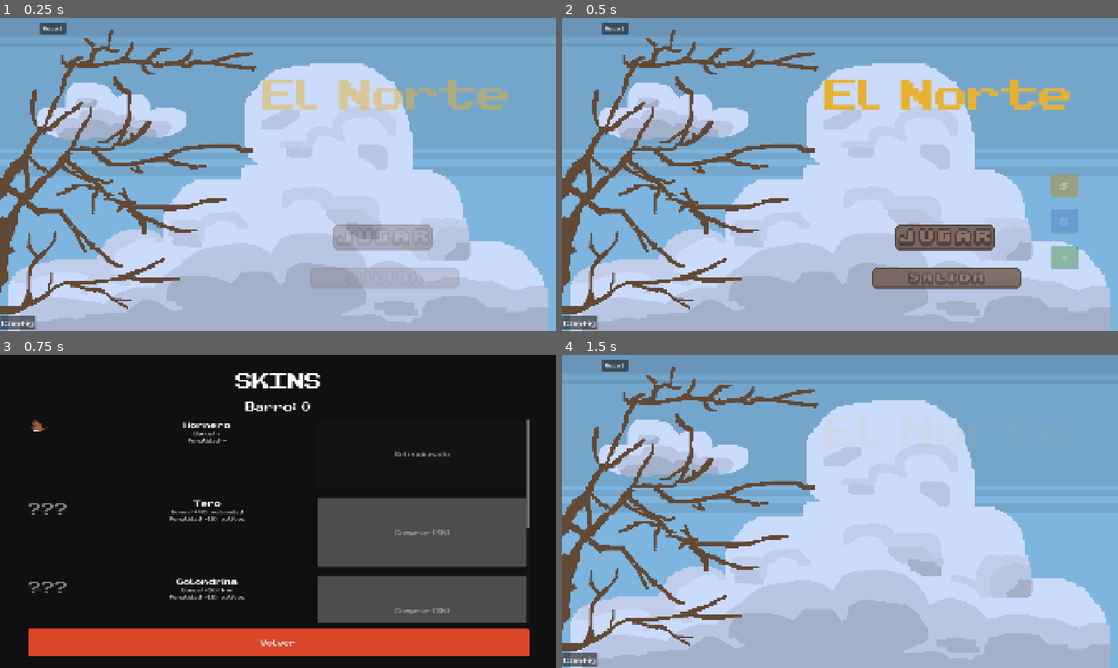
Above: before the commit, frames 1-4 (two rows, left to right).
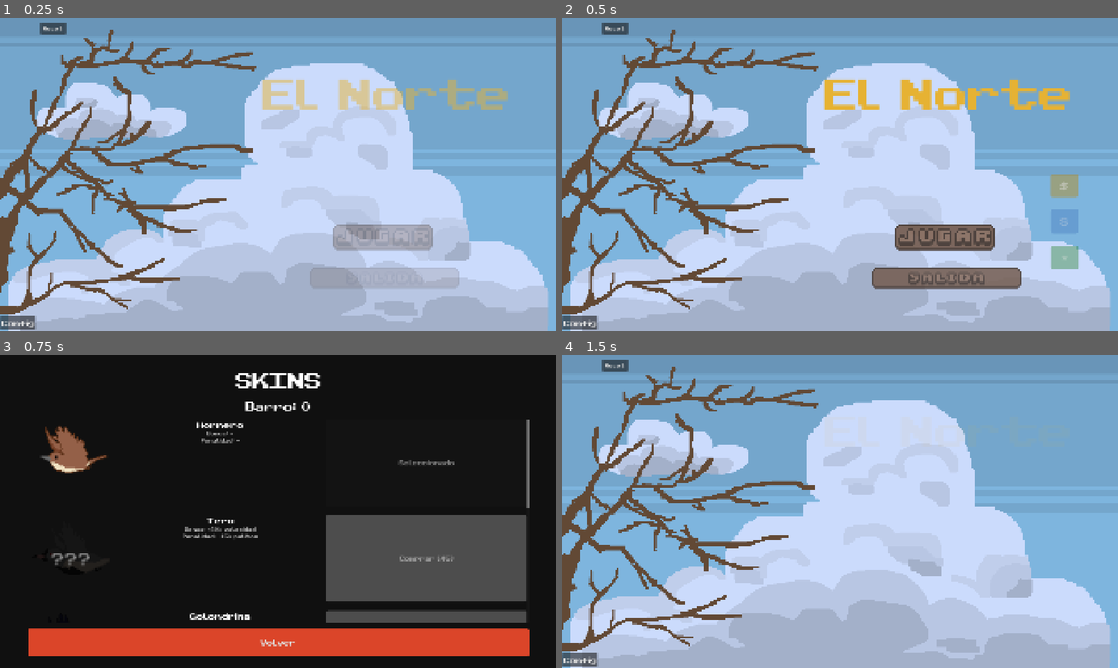
Above: after the commit, the same moments.

Repository: TomasMoreno21/El-Norte
Game: Godot game, scene res://scenes/menu/menu.tscn
Two runs of this game, one before a commit and one after it. Both use one fixed random seed, a clock stepped at 60 frames per second and the inputs below.
Inputs:
- Up to frame 1 (0.25 s): no input
- Up to frame 2 (0.5 s): no input
- Up to frame 3 (0.75 s): click "S" at 0.5 s
- Up to frame 4 (1.5 s): click "Volver" at 1.25 s

Frames 1-2 are identical in both runs. In frame 3, 7.9% of the frame differs, in the area x 5-96%, y 20-86%; in frame 4, nothing differs.

Commit message:
feat: sprites mas grandes con position y custom_minimum_size manual

Diff:
--- a/scenes/skins/skins.gd
+++ b/scenes/skins/skins.gd
@@ -51,14 +51,15 @@
 	var tex: Texture2D = BIRD_SPRITES.get(bird_id) as Texture2D
 	if tex != null:
 		var container := Control.new()
-		container.custom_minimum_size = Vector2(240, 0)
+		container.custom_minimum_size = Vector2(300, 0)
 		container.size_flags_vertical = 3
 		container.mouse_filter = 2
 		var tr := TextureRect.new()
 		tr.texture = tex
 		tr.stretch_mode = TextureRect.STRETCH_KEEP_ASPECT_CENTERED
 		tr.mouse_filter = 2
-		tr.anchors_preset = Control.PRESET_FULL_RECT
+		tr.position = Vector2(15, 10)
+		tr.custom_minimum_size = Vector2(270, 280)
 		container.add_child(tr)
 		if not owned:
 			tr.modulate = Color(0.15, 0.15, 0.15, 1.0)
@@ -69,7 +70,8 @@
 			qmark.vertical_alignment = VERTICAL_ALIGNMENT_CENTER
 			qmark.modulate = Color(0.5, 0.5, 0.5)
 			qmark.mouse_filter = 2
-			qmark.anchors_preset = Control.PRESET_FULL_RECT
+			qmark.position = Vector2(15, 10)
+			qmark.custom_minimum_size = Vector2(270, 280)
 			container.add_child(qmark)
 		return container
 	else:
@@ -78,7 +80,7 @@
 			cr.color = Color(0.15, 0.15, 0.15)
 		else:
 			cr.color = BIRD_COLORS.get(bird_id, Color.WHITE)
-		cr.custom_minimum_size = Vector2(240, 0)
+		cr.custom_minimum_size = Vector2(300, 0)
 		cr.size_flags_vertical = 3
 		cr.mouse_filter = 2
 		return cr
@@ -97,7 +99,7 @@
 		var active = DataManager.active_bird == id
 
 		var row := HBoxContainer.new()
-		row.custom_minimum_size = Vector2(0, 240)
+		row.custom_minimum_size = Vector2(0, 300)
 		row.size_flags_horizontal = 3
 		row.add_theme_constant_override("separation", 20)
 
